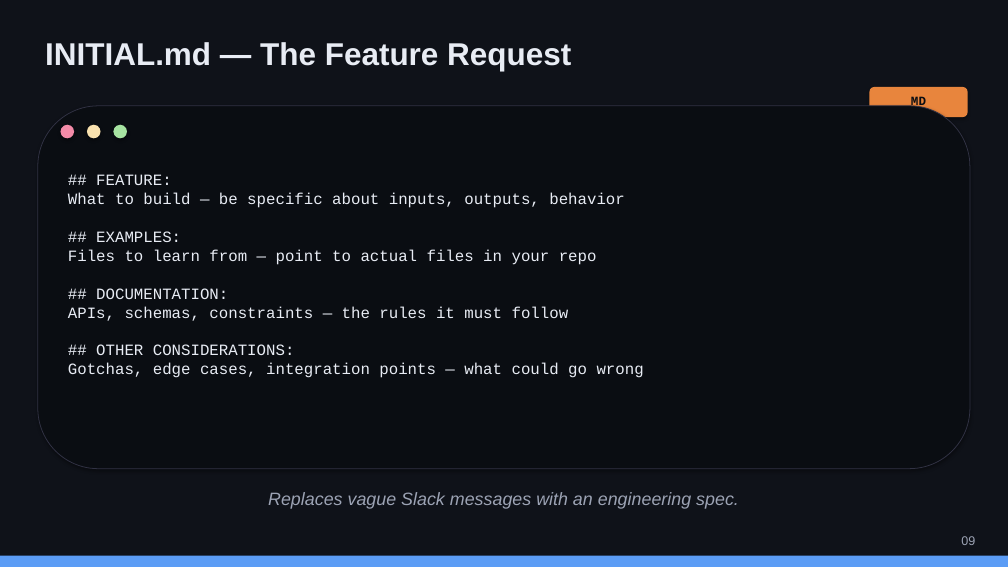
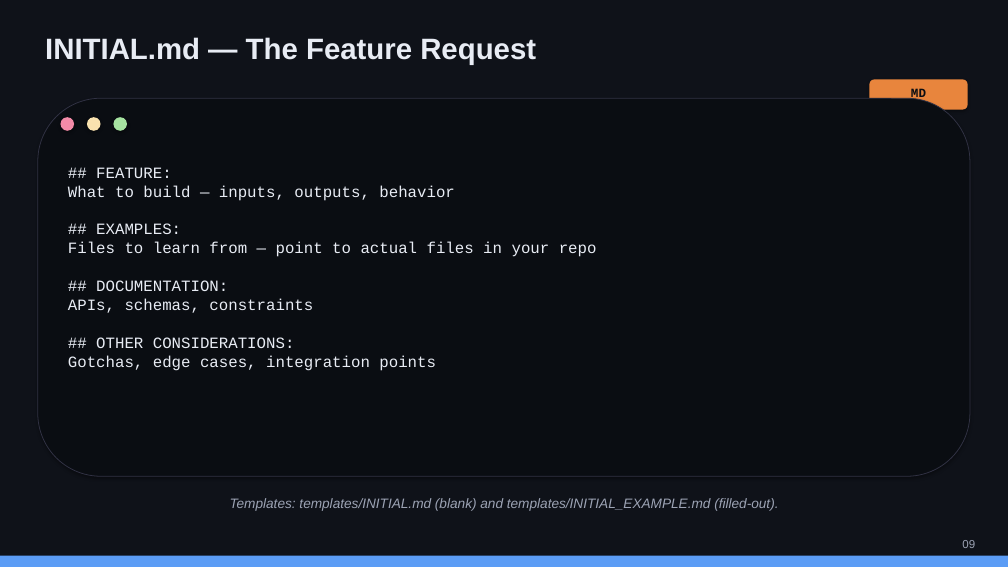
Before and after one commit to nickyeager/tucson-claude-code-meetup, a slide deck: slide 9 of slides/session-2-context-engineering.pptx. Drawn at 1008x567 pixels with LibreOffice and Linux fonts; fonts in the diff are those of the drawing. Boxes give left, top, right and bottom in pixels: in the first picture for what was removed or moved away, otherwise in the second. Text is boxed around its words. In the diff, an @@ line names an element or a change of style, - is before the commit and + after.

```diff
--- a/slides/session-2-context-engineering.pptx
+++ b/slides/session-2-context-engineering.pptx
@@ text "INITIAL.md — The Feature Request" at [45,37,536,65]: size 30 to 28 pt @@
@@ text "MD": place and size @@
-text "MD" at [911,96,926,109]
+text "MD" at [911,88,926,101]
@@ rounded rectangle: place and size @@
-rounded rectangle at [38,106,970,469]
+rounded rectangle at [38,98,970,476]
@@ 3 ellipses, 1 rounded rectangle: place and size @@
-3 ellipses, 1 rounded rectangle at [60,87,968,138]
+3 ellipses, 1 rounded rectangle at [60,79,968,131]
@@ text at [68,167,597,371]: text changed @@
-## FEATURE:
-What to build — be specific about inputs, outputs, behavior
-## EXAMPLES:
-Files to learn from — point to actual files in your repo
-## DOCUMENTATION:
-APIs, schemas, constraints — the rules it must follow
-## OTHER CONSIDERATIONS:
-Gotchas, edge cases, integration points — what could go wrong
+## FEATURE:
+What to build — inputs, outputs, behavior
+## EXAMPLES:
+Files to learn from — point to actual files in your repo
+## DOCUMENTATION:
+APIs, schemas, constraints
+## OTHER CONSIDERATIONS:
+Gotchas, edge cases, integration points
@@ text at [230,498,778,511]: text changed; size 17 to 13 pt @@
-Replaces vague Slack messages with an engineering spec.
+Templates: templates/INITIAL.md (blank) and templates/INITIAL_EXAMPLE.md (filled-out).
@@ text "09" at [962,540,975,548]: size 12 to 11 pt @@
```
Also in this commit, not shown: 17 other slides changed, 4 slides added, 4 slides removed, 2 other files.
